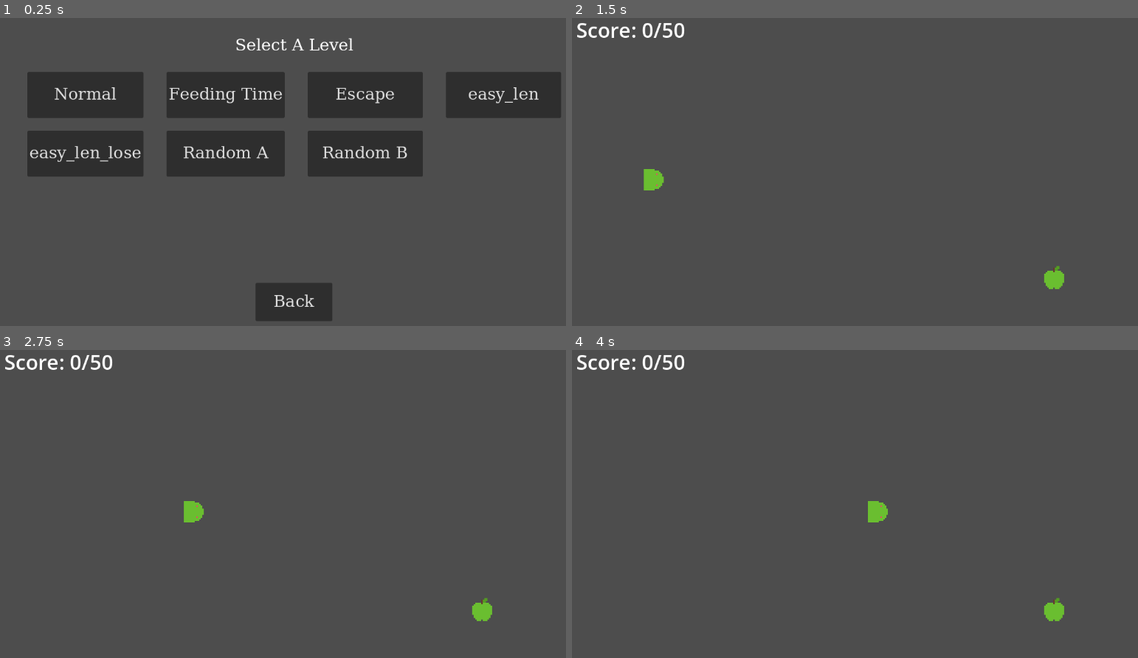
Above: before the commit, frames 1-4 (two rows, left to right).
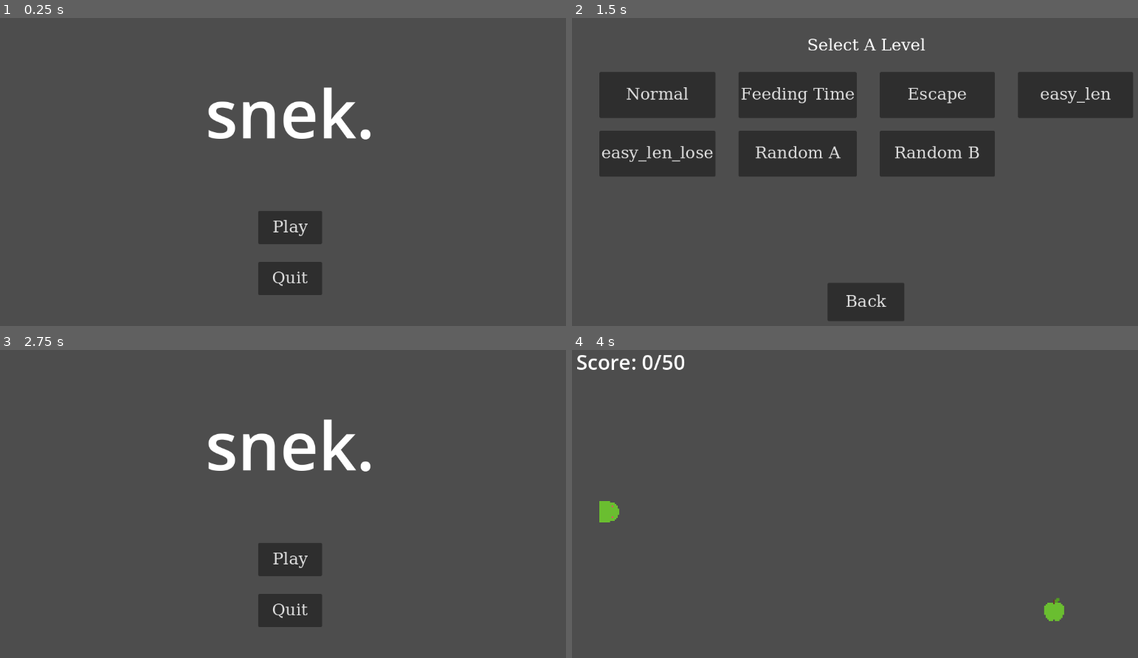
Above: after the commit, the same moments.

Repository: hollisma/snek-godot
Game: Godot game, scene res://scenes/managers/main.tscn
The game is run twice, just before and just after one commit, with the same random seed, the same clock (stepped at 60 frames per second) and the same inputs.
Inputs (mouse positions are in pixels of both pictures, inside the frame that each line leads up to):
- Up to frame 1 (0.25 s): no input
- Up to frame 2 (1.5 s): click (656, 95) at 0.5 s, where only the run before the commit has a clickable "Normal"; click (860, 227) at 1.25 s, where only the run after the commit has a clickable "Play"
- Up to frame 3 (2.75 s): click (294, 633) at 2 s, where only the run after the commit has a clickable "Back"
- Up to frame 4 (4 s): click (860, 559) at 2.75 s, where only the run after the commit has a clickable "Play"; click (656, 427) at 3.5 s, where only the run after the commit has a clickable "Normal"

The runs differ from the first frame. In frame 1, 25% of the frame differs, in the area x 4-100%, y 6-99%; in frame 2, 23%; in frame 3, 4.8%; in frame 4, 0.4%.

Commit message:
added main menu with play and quit buttons

Diff:
--- /dev/null
+++ b/scenes/menus/main_menu.tscn
@@ -0,0 +1,44 @@
+[gd_scene load_steps=3 format=3 uid="uid://crphweq72bpwa"]
+
+[ext_resource type="Script" uid="uid://bagdbfxehwm2k" path="res://scripts/ui/main_menu.gd" id="1_ovrgc"]
+[ext_resource type="Theme" uid="uid://c0l7wt3bpvf85" path="res://themes/Button.tres" id="1_xqga4"]
+
+[node name="MainMenu" type="Control"]
+layout_mode = 3
+anchors_preset = 15
+anchor_right = 1.0
+anchor_bottom = 1.0
+grow_horizontal = 2
+grow_vertical = 2
+script = ExtResource("1_ovrgc")
+
+[node name="VBox" type="VBoxContainer" parent="."]
+layout_mode = 0
+offset_left = 29.0
+offset_top = 35.0
+offset_right = 1122.0
+offset_bottom = 612.0
+
+[node name="Title" type="Label" parent="VBox"]
+layout_mode = 2
+size_flags_horizontal = 4
+size_flags_vertical = 6
+size_flags_stretch_ratio = 2.5
+theme_override_font_sizes/font_size = 130
+text = "snek."
+
+[node name="PlayButton" type="Button" parent="VBox"]
+custom_minimum_size = Vector2(125, 65)
+layout_mode = 2
+size_flags_horizontal = 4
+size_flags_vertical = 6
+theme = ExtResource("1_xqga4")
+text = "Play"
+
+[node name="QuitButton" type="Button" parent="VBox"]
+custom_minimum_size = Vector2(125, 65)
+layout_mode = 2
+size_flags_horizontal = 4
+size_flags_vertical = 2
+theme = ExtResource("1_xqga4")
+text = "Quit"
--- a/scripts/managers/main.gd
+++ b/scripts/managers/main.gd
@@ -23,16 +23,19 @@
 	powerup_manager.snek_head = snek_head
 
 	MusicManager.start()
-	_show_level_select()
+	_show_main_menu()
 
 #############
 ### MENUS ###
 #############
 
-func _create_hud():
+func _show_main_menu():
 	clear_node(ui_container)
-	hud = preload(ResourcePaths.SCENES["hud"]).instantiate()
-	ui_container.add_child(hud)
+	var main_menu = preload(ResourcePaths.SCENES["main_menu"]).instantiate()
+	ui_container.add_child(main_menu)
+	main_menu.on_main_menu_play.connect(_on_main_menu_play)
+	main_menu.on_main_menu_quit.connect(_on_main_menu_quit)
+	game_state = GameState.MAIN_MENU
 
 func _show_level_select():
 	_reset_gameplay_container()
@@ -40,7 +43,13 @@
 	var level_select = preload(ResourcePaths.SCENES["level_select"]).instantiate()
 	ui_container.add_child(level_select)
 	level_select.level_chosen.connect(_on_level_chosen)
+	level_select.level_select_back_pressed.connect(_show_main_menu)
 	game_state = GameState.LEVEL_SELECT
+
+func _create_hud():
+	clear_node(ui_container)
+	hud = preload(ResourcePaths.SCENES["hud"]).instantiate()
+	ui_container.add_child(hud)
 
 func _do_level_end_screen(level_won: bool):
 	if game_state != GameState.IN_GAME:
@@ -79,6 +88,12 @@
 func _start_next_level():
 	# TODO: Implement this
 	_on_level_chosen(LevelManager.current_level_id)
+
+func _on_main_menu_play():
+	_show_level_select()
+
+func _on_main_menu_quit():
+	get_tree().quit()
 
 ########################
 ### GAMEPLAY SIGNALS ###
--- a/scripts/ui/level_select.gd
+++ b/scripts/ui/level_select.gd
@@ -4,8 +4,10 @@
 @onready var back_button = $VBoxContainer/BottomContainer/BackButton
 
 signal level_chosen(level_id: String)
+signal level_select_back_pressed
 
 func _ready():
+	back_button.pressed.connect(_on_back_pressed)
 	_populate_levels()
 
 func _populate_levels():
@@ -21,3 +23,6 @@
 
 func _on_level_selected(level_id: String):
 	emit_signal("level_chosen", level_id)
+
+func _on_back_pressed():
+	level_select_back_pressed.emit()
--- /dev/null
+++ b/scripts/ui/main_menu.gd
@@ -0,0 +1,11 @@
+extends Control
+
+signal on_main_menu_play
+signal on_main_menu_quit
+
+@onready var play_button = $VBox/PlayButton
+@onready var quit_button = $VBox/QuitButton
+
+func _ready():
+	play_button.pressed.connect(func(): on_main_menu_play.emit())
+	quit_button.pressed.connect(func(): on_main_menu_quit.emit())
--- a/scripts/utils/resource_paths.gd
+++ b/scripts/utils/resource_paths.gd
@@ -5,8 +5,9 @@
 	"appl": "res://scenes/collectibles/appl.tscn",
 	"appl_green": "res://scenes/collectibles/appl_green.tscn",
 	"appl_golden": "res://scenes/collectibles/appl_golden.tscn",
+	"main_menu": "res://scenes/menus/main_menu.tscn",
+	"level_select": "res://scenes/menus/level_select.tscn",
 	"hud": "res://scenes/menus/hud.tscn",
-	"level_select": "res://scenes/menus/level_select.tscn",
 	"level_end_screen": "res://scenes/menus/level_end_screen.tscn",
 }
 
--- a/themes/Button.tres
+++ b/themes/Button.tres
@@ -111,6 +111,11 @@
 cache/0/32/0/underline_position = 0.0
 cache/0/32/0/underline_thickness = 0.0
 cache/0/32/0/scale = 1.0
+cache/0/76/0/ascent = 0.0
+cache/0/76/0/descent = 0.0
+cache/0/76/0/underline_position = 0.0
+cache/0/76/0/underline_thickness = 0.0
+cache/0/76/0/scale = 1.0
 
 [resource]
 default_font = SubResource("FontFile_k4q26")
Not shown, added: scripts/ui/main_menu.gd.uid
